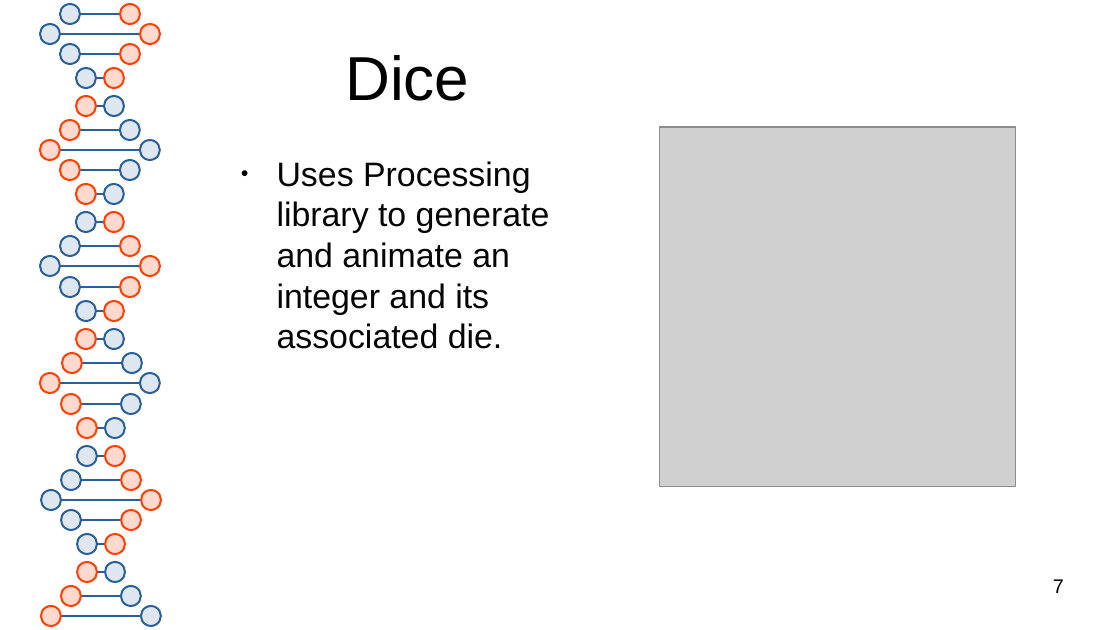
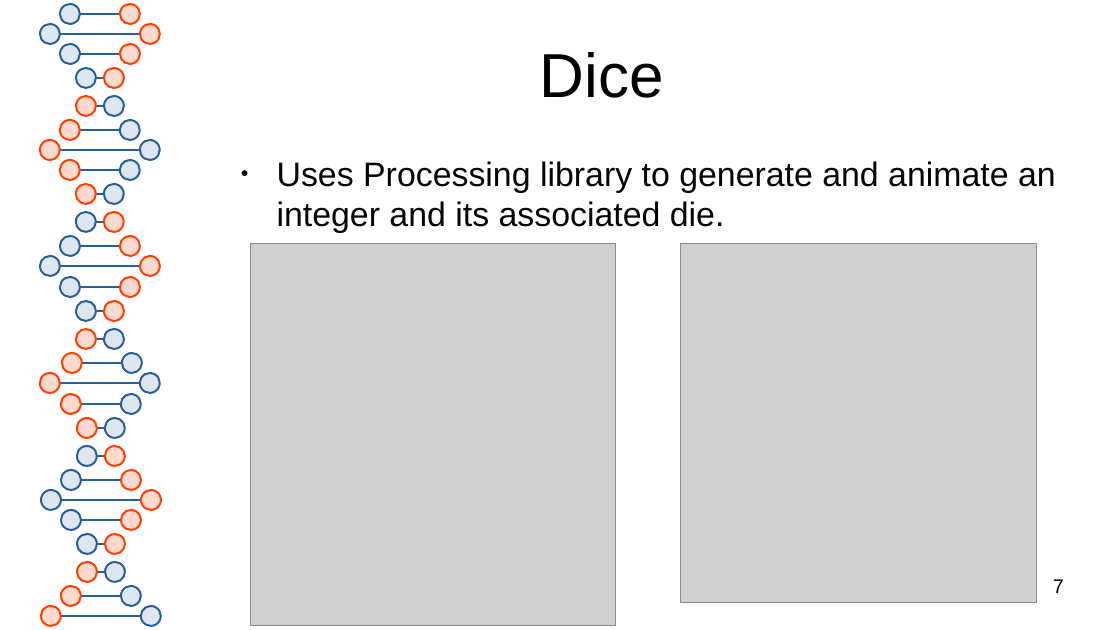
Before and after one commit to RedOctober117/ChutesAndLadders, a slide deck: slide 7 of documentation/presentation.pptx. Drawn at 1120x630 pixels with LibreOffice and Linux fonts; fonts in the diff are those of the drawing; grey boxes stand for pictures. Boxes give left, top, right and bottom in pixels: in the first picture for what was removed or moved away, otherwise in the second. Text is boxed around its words. In the diff, an @@ line names an element or a change of style, - is before the commit and + after.

```diff
--- a/documentation/presentation.pptx
+++ b/documentation/presentation.pptx
@@ title "Dice": place and size @@
-title "Dice" at bbox=[345, 55, 469, 101]
+title "Dice" at bbox=[540, 52, 664, 98]
@@ title "Dice" at bbox=[540, 52, 664, 98]: line spacing 1 to 0.9 @@
@@ text "Uses Processing library to generate ..." rewrapped from bbox=[277, 161, 550, 349] to bbox=[277, 161, 1056, 233] @@
@@ picture added at bbox=[250, 244, 616, 626] @@
@@ picture: place and size @@
-picture at bbox=[660, 127, 1016, 487]
+picture at bbox=[681, 244, 1038, 604]
```
Also in this commit, not shown: 6 other slides changed, 1 other file.
